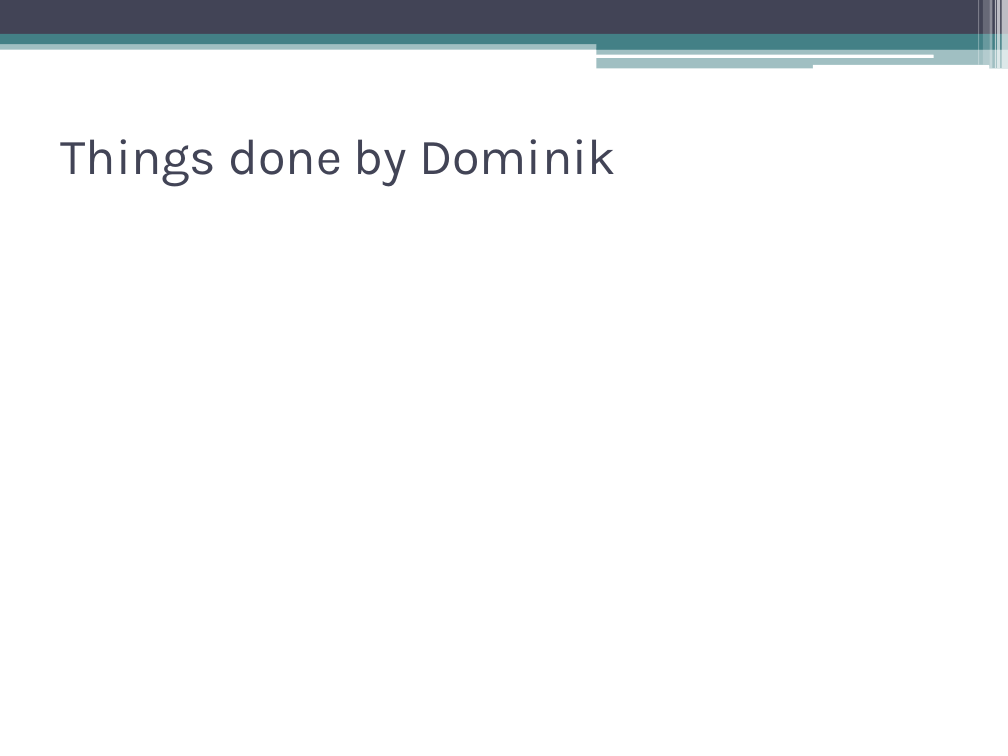
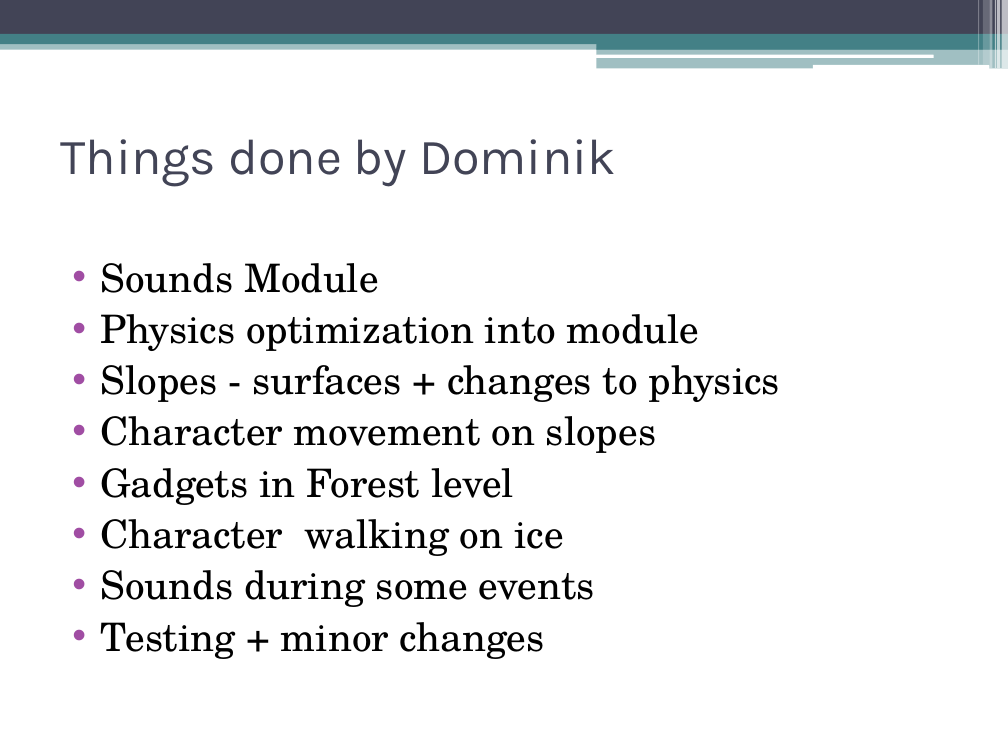
Before and after one commit to IAmWaseem/windespacman, a slide deck: slide 13 of Group 3 – Presentation.ppt. Drawn at 1008x756 pixels with LibreOffice and Linux fonts; fonts in the diff are those of the drawing. Boxes give left, top, right and bottom in pixels: in the first picture for what was removed or moved away, otherwise in the second. Text is boxed around its words. In the diff, an @@ line names an element or a change of style, - is before the commit and + after.

```diff
--- a/Group 3 – Presentation.ppt
+++ b/Group 3 – Presentation.ppt
@@ text added at <box>101,263,780,659</box>, 28 pt, text #000000 @@
+• Sounds Module
+• Physics optimization into module
+• Slopes - surfaces + changes to physics
+• Character movement on slopes
+• Gadgets in Forest level
+• Character walking on ice
+• Sounds during some events
+• Testing + minor changes
```
Also in this commit, not shown: 1 other slide changed, 2 other files.
